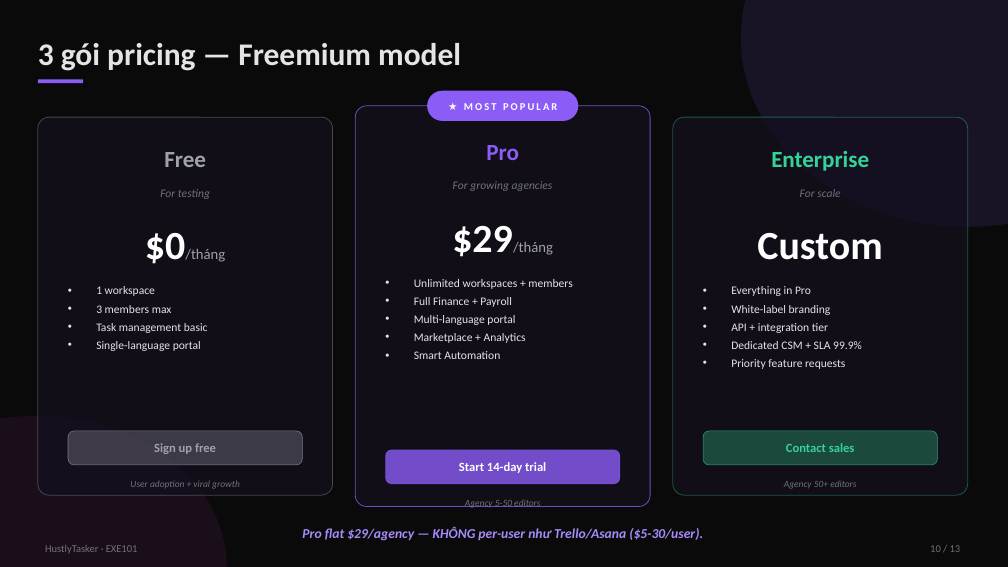
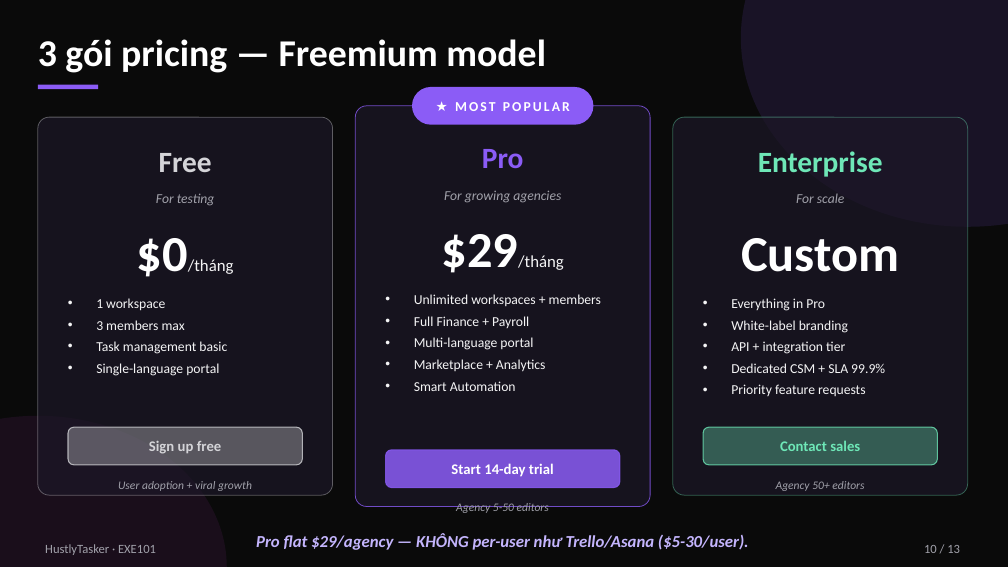
Before and after one commit to phucmetlamroi/agency_manager, a slide deck: slide 10 of presentation/HustlyTasker_Pitch_15min_Draft.pptx. Drawn at 1008x567 pixels with LibreOffice and Linux fonts; fonts in the diff are those of the drawing. Boxes give left, top, right and bottom in pixels: in the first picture for what was removed or moved away, otherwise in the second. Text is boxed around its words. In the diff, an @@ line names an element or a change of style, - is before the commit and + after.

Commit message:
fix(presentation): bigger fonts + brighter text + simpler content for readability
User feedback: "cho dễ đọc nhé" — text khó đọc khi projection. Pass
through all 13 slides bumping every font size + brightening colors +
shortening dense text.

Font size increases:
- Slide title: 30 → 36pt
- Body text: 13 → 16-17pt (most slides)
- Stat numbers: 32 → 38-42pt where appropriate
- Hero numbers (slide 2 stats): 72 → 88pt
- Slide 11 MRR numbers: 56 → 68pt
- Slide 1 main title: 84 → 96pt
- Slide 13 vision title: 54 → 60pt
- Cover tagline: 22 → 26pt
- Bullet text: 10-11 → 13-14pt
- Footer/captions: 9-12 → 11-13pt
- Table cells: 11 → 13pt, headers 12 → 15pt

Color brightening (better contrast on dark bg):
- textPrimary: zinc-200 (E4E4E7) → zinc-100 (F4F4F5)
- textSecondary: zinc-400 (A1A1AA) → zinc-300 (D4D4D8)
- textMuted: zinc-500 (71717A) → zinc-400 (A1A1AA)
- emerald: 34D399 → 6EE7B7 (300 weight, brighter)
- amber: F59E0B → FBBF24 (400, brighter)
- red: EF4444 → F87171 (400, brighter)
- violetLight: A78BFA → C4B5FD (300, brighter)
- Glass card fill: 14101F → 1C1727 (more contrast vs bg)

Content simplification:
- Slide 3 (pain points): shortened body sentences ~30% per card
- Slide 5 (differentiators): trimmed verbose bodies
- Slide 7 (personas): 3 bullets → 2 bullets per persona, shorter quotes
- Slide 9 (5 streams): tightened body text
- Slide 11 (growth): simpler year card metrics
- Slide 12 (competitor): tightened bottom takeaway

Visual cleanups:
- Stat boxes (slide 3): taller (0.85 → 1.0) for breathing room
- Bottom number bar (slide 8): taller (0.85 → 1.0)
- Most Popular pill (slide 10): wider (2 → 2.4)
- Glass card borders: less transparent (more visible)

Same 13 slides, same structure, same content message — just bigger
type + cleaner contrast + less dense text per card.

```diff
--- a/presentation/HustlyTasker_Pitch_15min_Draft.pptx
+++ b/presentation/HustlyTasker_Pitch_15min_Draft.pptx
@@ text "3 gói pricing — Freemium ..." at (38, 39, 546, 73): size 30 to 36 pt, text colour #E4E4E7 to #FFFFFF @@
@@ rectangle: place and size @@
-rectangle at (38, 79, 83, 83)
+rectangle at (38, 85, 98, 89)
@@ text "★ MOST POPULAR": place and size @@
-text "★ MOST POPULAR" at (464, 103, 557, 110)
+text "★ MOST POPULAR" at (455, 102, 570, 111)
@@ text "★ MOST POPULAR" at (455, 102, 570, 111): size 10 to 13 pt @@
@@ rounded rectangle: place and size @@
-rounded rectangle at (427, 91, 578, 121)
+rounded rectangle at (412, 87, 594, 125)
@@ rounded rectangle at (38, 117, 333, 495): fill #14101F at 70% opacity to #1C1727 at 70% opacity; outline #A1A1AA 0.75 pt to #D4D4D8 0.75 pt @@
@@ rounded rectangle at (355, 106, 650, 507): fill #14101F at 70% opacity to #1C1727 at 70% opacity @@
@@ rounded rectangle at (673, 117, 968, 495): fill #14101F at 70% opacity to #1C1727 at 70% opacity; outline #34D399 0.75 pt to #6EE7B7 0.75 pt @@
@@ text "Free" at (159, 153, 212, 172): size 22 to 28 pt, text colour #A1A1AA to #D4D4D8 @@
@@ text "Pro" at (482, 149, 523, 169): size 22 to 28 pt @@
@@ text "Enterprise" at (758, 151, 883, 177): size 22 to 28 pt, text colour #34D399 to #6EE7B7 @@
@@ size 11 to 13 pt, text colour #71717A to #A1A1AA in 3 elements at (156, 193, 215, 206), (796, 194, 845, 203), (444, 190, 561, 203) @@
@@ text "For growing agencies": place and size @@
-text "For growing agencies" at (453, 181, 553, 191)
+text "For growing agencies" at (444, 190, 561, 203)
@@ text "$0/tháng" at (137, 238, 234, 277): size 38 to 48 pt, size 14 to 16 pt, text colour #A1A1AA to #F4F4F5 in "$0/tháng" @@
@@ text "$29/tháng": place and size @@
-text "$29/tháng" at (452, 226, 553, 257)
+text "$29/tháng" at (442, 234, 564, 273)
@@ text "$29/tháng" at (442, 234, 564, 273): size 38 to 48 pt, size 14 to 16 pt, text colour #A1A1AA to #F4F4F5 in "$29/tháng" @@
@@ text "Custom" at (741, 238, 899, 272): size 38 to 48 pt @@
@@ size 11 to 13 pt, text colour #E4E4E7 to #F4F4F5; more space between paragraphs in 3 elements at (96, 298, 227, 376), (731, 298, 885, 396), (414, 294, 601, 391) @@
@@ text "Unlimited workspaces + members": place and size @@
-text "Unlimited workspaces + members" at (414, 279, 572, 359)
+text "Unlimited workspaces + members" at (414, 294, 601, 391)
@@ 3 texts: place and size @@
-3 texts at (96, 286, 862, 541)
+3 texts at (96, 298, 885, 550)
@@ text "Sign up free" at (149, 441, 222, 454): size 12 to 14 pt, text colour #A1A1AA to #D4D4D8 @@
@@ rounded rectangle: place and size @@
-rounded rectangle at (68, 431, 302, 465)
+rounded rectangle at (68, 427, 302, 465)
@@ rounded rectangle at (68, 427, 302, 465): fill #A1A1AA at 30% opacity to #D4D4D8 at 35% opacity; outline #A1A1AA 0.5 pt to #D4D4D8 1 pt; proportions changed @@
@@ text "Contact sales" at (780, 440, 860, 451): size 12 to 14 pt, text colour #34D399 to #6EE7B7 @@
@@ rounded rectangle: place and size @@
-rounded rectangle at (703, 431, 938, 465)
+rounded rectangle at (703, 427, 938, 465)
@@ rounded rectangle at (703, 427, 938, 465): fill #34D399 at 30% opacity to #6EE7B7 at 35% opacity; outline #34D399 0.5 pt to #6EE7B7 1 pt; proportions changed @@
@@ text "Start 14-day trial" at (451, 463, 554, 477): size 12 to 14 pt @@
@@ rounded rectangle: place and size @@
-rounded rectangle at (386, 450, 620, 484)
+rounded rectangle at (386, 450, 620, 488)
@@ rounded rectangle at (386, 450, 620, 488): fill #8B5CF6 at 80% opacity to #8B5CF6 at 85% opacity; outline #8B5CF6 0.5 pt to #8B5CF6 1 pt; proportions changed @@
@@ size 9 to 11 pt, text colour #71717A to #A1A1AA in 3 elements at (118, 481, 252, 491), (776, 481, 864, 491), (456, 503, 549, 513) @@
@@ text "HustlyTasker · EXE101" at (45, 544, 156, 555): size 10 to 12 pt, text colour #71717A to #A1A1AA @@
@@ text "Pro flat $29/agency — KHÔNG ..." at (256, 533, 749, 550): size 13 to 16 pt, text colour #A78BFA to #C4B5FD @@
@@ text "10 / 13" at (924, 545, 960, 553): size 10 to 12 pt, text colour #71717A to #A1A1AA @@
```
Also in this commit, not shown: 12 other slides changed, 1 other file.
